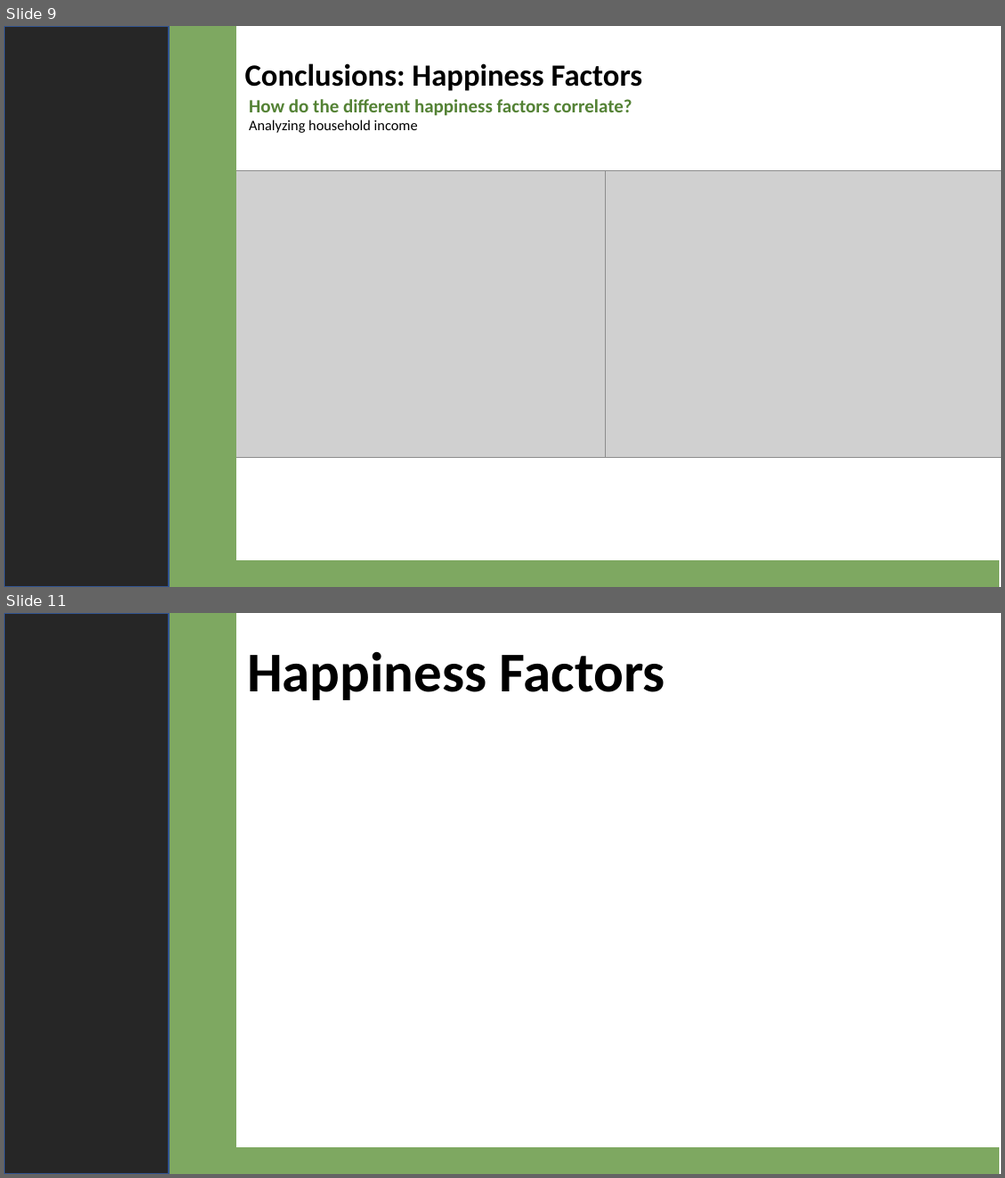
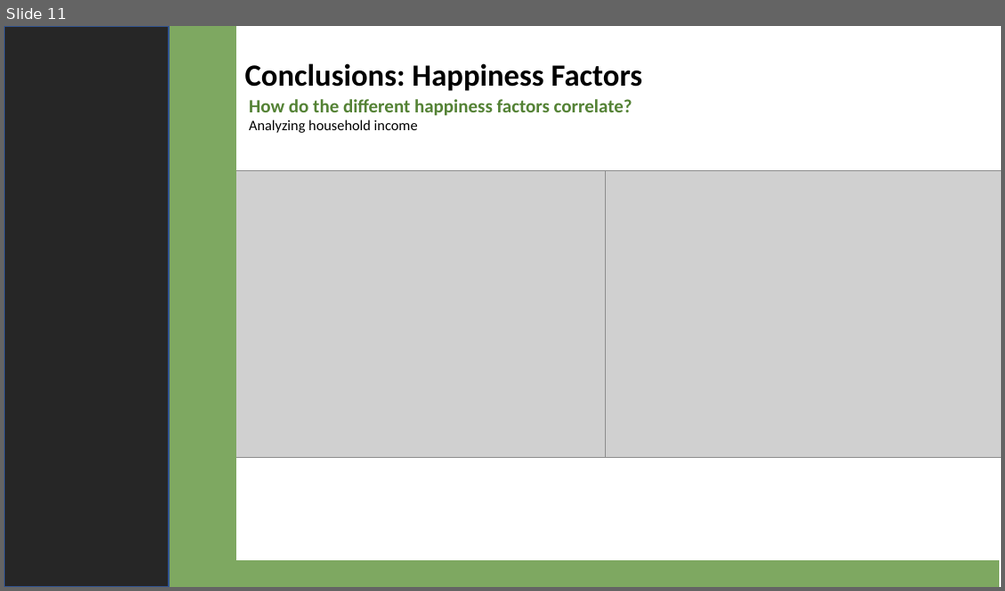
Before and after one commit to 4d4m43/DrinkAndBeHapPY, a slide deck: DrinkandBeHappy.pptx. Shown one above the other, each under a label of ours: slides 9 and 11 before the commit, slide 11 after it; the slides between them are not shown. The pictures are 1005x1178 and 1005x591 pixels, drawn with LibreOffice and Linux fonts; fonts in the diff are those of the drawing; grey boxes stand for pictures. Boxes give left, top, right and bottom in pixels: in the first picture for what was removed or moved away, otherwise in the second. Text is boxed around its words. In the diff, an @@ line names an element or a change of style, - is before the commit and + after.

```diff
--- a/DrinkandBeHappy.pptx
+++ b/DrinkandBeHappy.pptx
@@ slide 11 removed at box(4, 613, 1001, 1174), background #542C39 @@
@@ rectangle removed at box(4, 613, 1001, 1174) @@
@@ rectangle removed at box(4, 613, 169, 1174) @@
@@ rectangle removed at box(86, 613, 235, 1174) @@
@@ text removed at box(247, 651, 665, 700) @@
-Happiness Factors
@@ rectangle removed at box(208, 1148, 998, 1174) @@
@@ what was slide 9 is now slide 11 @@
```
Also in this commit, not shown: 4 slides changed, 3 slides added, 2 other files.
